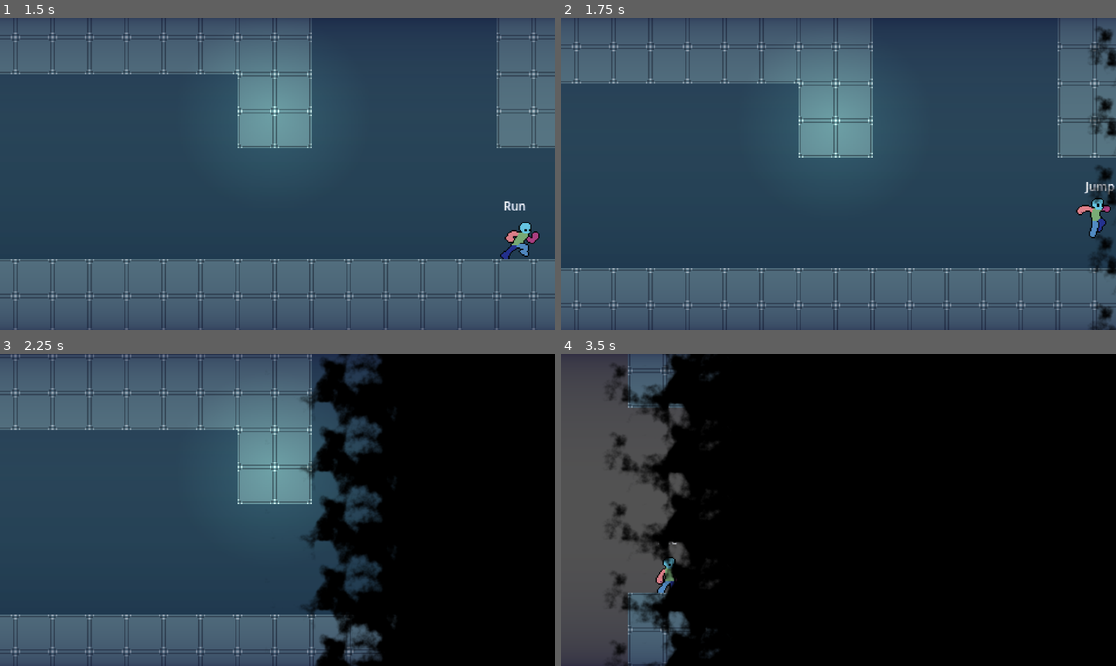
Above: before the commit, frames 1-4 (two rows, left to right).
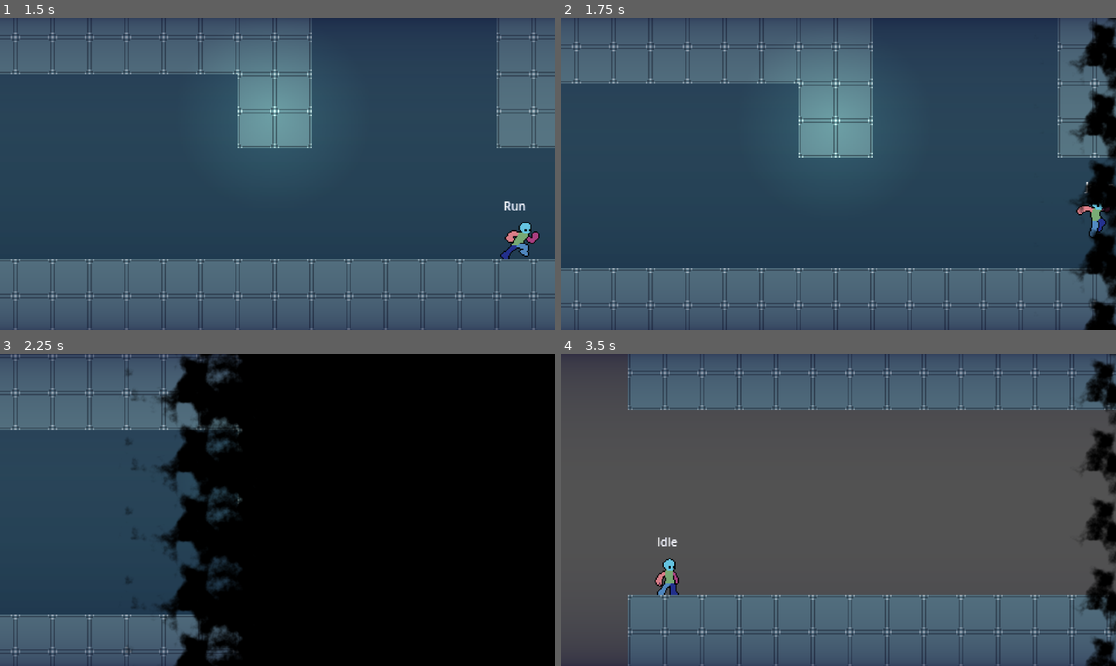
Above: after the commit, the same moments.

Repository: TianJunShi1/harry-forge
Game: Godot game, scene res://main.tscn
The game is run twice, just before and just after one commit, with the same random seed, the same clock (stepped at 60 frames per second) and the same inputs.
Inputs (mouse positions are in pixels of both pictures, inside the frame that each line leads up to):
- Up to frame 1 (1.5 s): move the mouse to (399, 158) at 0.52 s; hold D (right) from 0.53 s (still down); tap E (action) at 0.6 s; tap Space (jump) at 0.77 s; move the mouse to (166, 189) at 1.27 s; tap Shift (run) at 1.35 s
- Up to frame 2 (1.75 s): keep holding D (right); tap Space (jump) at 1.52 s
- Up to frame 3 (2.25 s): move the mouse to (333, 441) at 2.02 s; release D (right) at 2.03 s; hold A (left) from 2.03 s (still down); tap E (action) at 2.1 s
- Up to frame 4 (3.5 s): move the mouse to (810, 572) at 2.77 s; release A (left) at 2.78 s; hold D (right) from 2.78 s (still down); tap Shift (run) at 2.85 s; tap Space (jump) at 3.02 s

Frame 1 is identical in both runs. In frame 2, 3.8% of the frame differs, in the area x 91-100%, y 0-100%; in frame 3, 30%; in frame 4, 82%, in the area x 8-100%, y 0-100%.

Commit message:
tweak: 转场时长改为 1.0s
https://claude.ai/code/session_01Nep7k7bm9abyPcpCngC5Ws

Diff:
--- a/general/scripts/level_manager.gd
+++ b/general/scripts/level_manager.gd
@@ -7,7 +7,7 @@
 signal transition_started(target_level: PackedScene, target_spawn_id: StringName)
 signal transition_finished
 
-@export var fade_duration: float = 1.5
+@export var fade_duration: float = 1.0
 ## 落地后触发器免疫期（秒），防止瞬间触发反向触发器产生 bounce-back
 @export var post_transition_grace: float = 0.3
 
